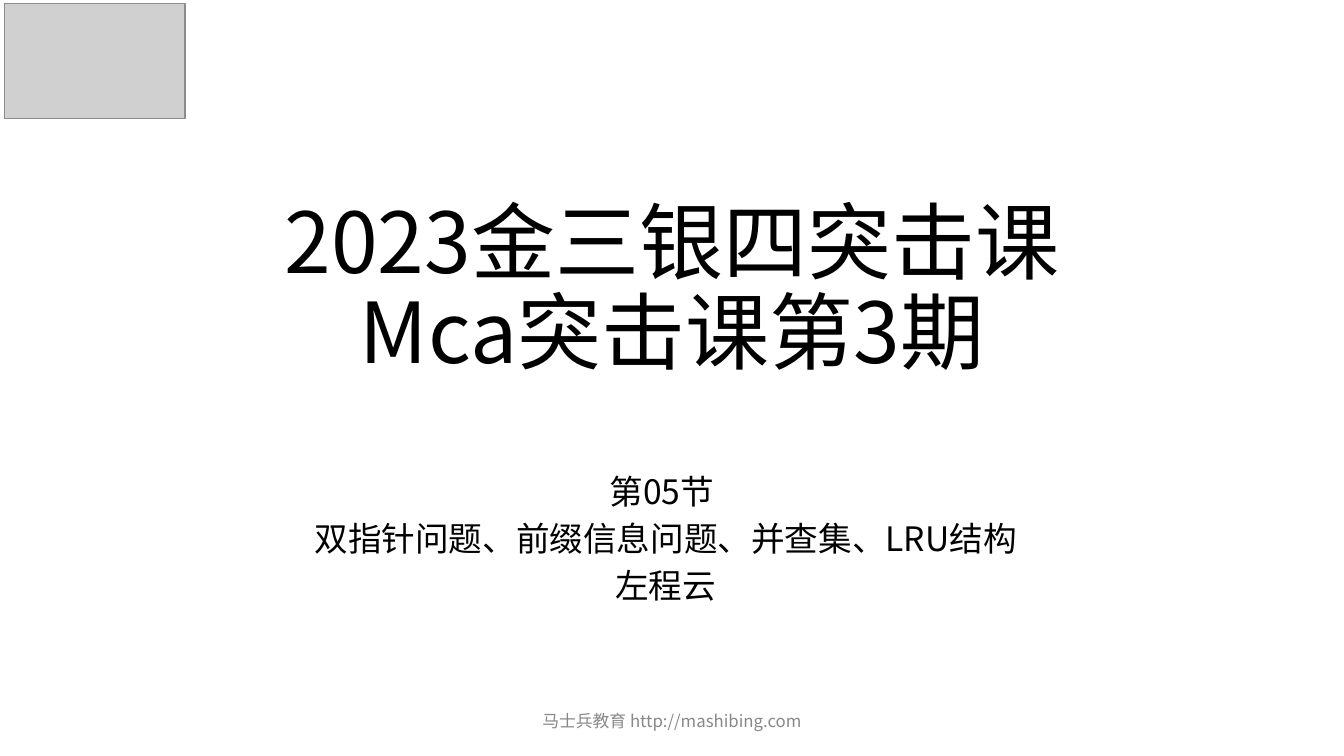
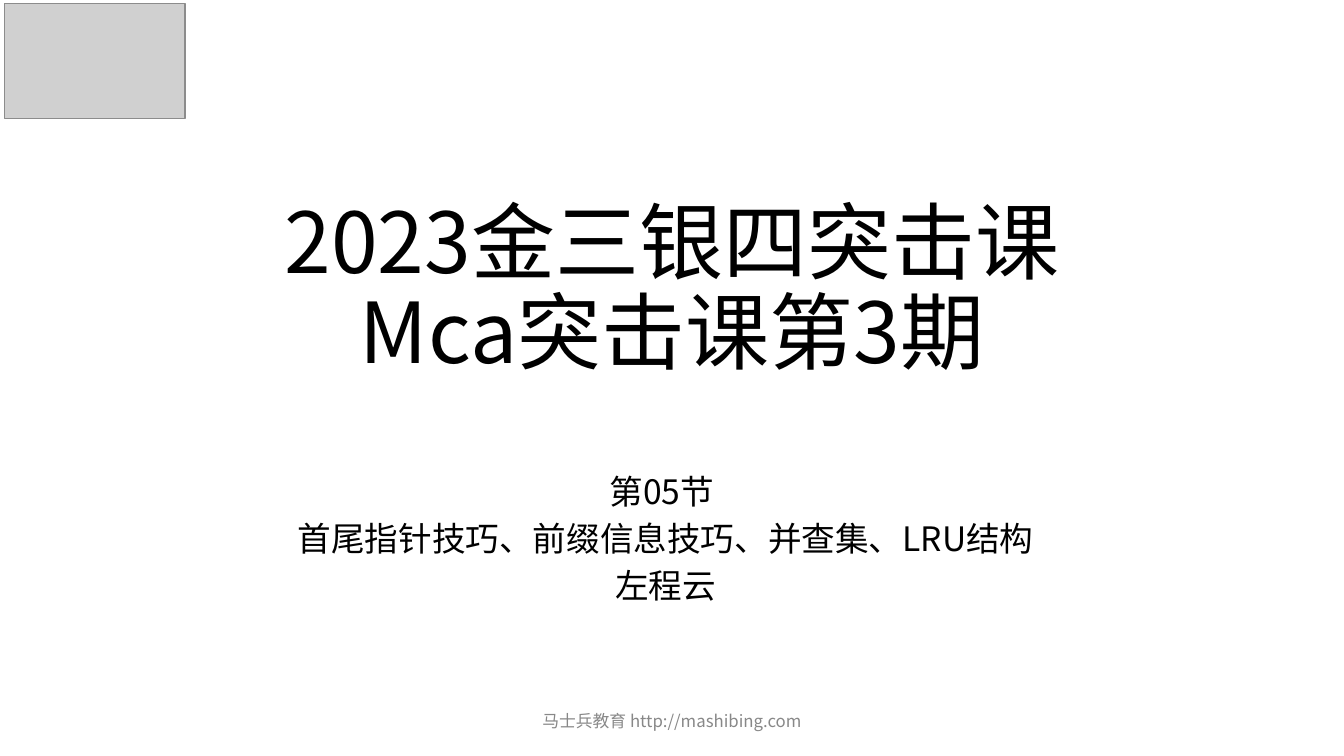
Before and after one commit to wblksheep/algorithm-zuo-msb-code, a slide deck: slide 1 of MCA算法突击课/第03期/ppt/powerpoint/第05节 .pptx. Drawn at 1344x756 pixels with LibreOffice and Linux fonts; fonts in the diff are those of the drawing; grey boxes stand for pictures. Boxes give left, top, right and bottom in pixels: in the first picture for what was removed or moved away, otherwise in the second. Text is boxed around its words. In the diff, an @@ line names an element or a change of style, - is before the commit and + after.

```diff
--- a/MCA算法突击课/第03期/ppt/powerpoint/第05节 .pptx
+++ b/MCA算法突击课/第03期/ppt/powerpoint/第05节 .pptx
@@ subtitle at [298,522,1034,554]: text changed @@
-双指针问题、前缀信息问题、并查集、LRU结构
+首尾指针技巧、前缀信息技巧、并查集、LRU结构
```
Also in this commit, not shown: 1 other slide changed, 4 slides removed, 1 other file.
